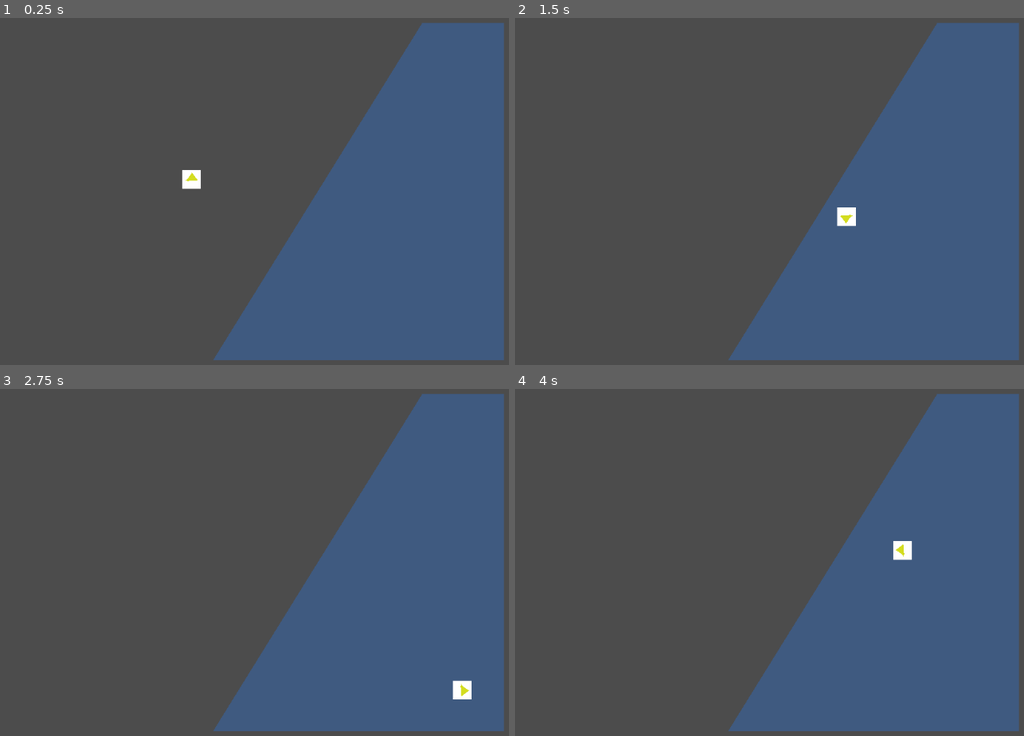
Above: before the commit, frames 1-4 (two rows, left to right).
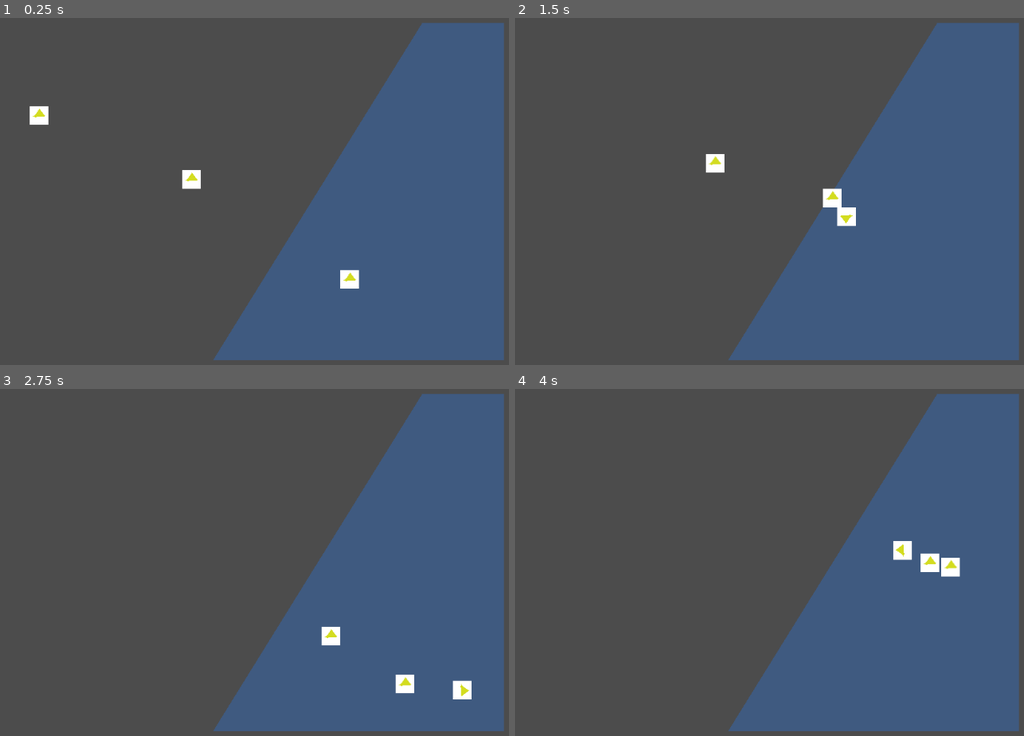
Above: after the commit, the same moments.

Repository: zliebowitz/ld54
Game: Godot game, scene res://Assets/Scenes/Screen.tscn
Two runs of this game, one before a commit and one after it. Both use one fixed random seed, a clock stepped at 60 frames per second and the inputs below.
Inputs:
- Up to frame 1 (0.25 s): no input
- Up to frame 2 (1.5 s): hold Right (ui_right) 0.53-1.28 s; hold Down (ui_down) from 1.28 s (still down)
- Up to frame 3 (2.75 s): release Down (ui_down) at 2.03 s; hold Right (ui_right) from 2.03 s (still down)
- Up to frame 4 (4 s): release Right (ui_right) at 2.78 s; hold Up (ui_up) 2.78-3.53 s; hold Left (ui_left) from 3.53 s (still down)

The runs differ from the first frame. In frame 1, 0.4% of the frame differs, in the area x 5-71%, y 25-78%; in frame 2, 0.4%, in the area x 37-65%, y 39-55%; in frame 3, 0.4%; in frame 4, 0.4%.

Commit message:
enemy movement

Diff:
--- /dev/null
+++ b/game/Assets/Scenes/Enemy.tscn
@@ -0,0 +1,26 @@
+[gd_scene load_steps=5 format=2]
+
+[ext_resource path="res://Assets/Graphics/triangle.png" type="Texture" id=1]
+[ext_resource path="res://Assets/Scripts/enemykinematics.gd" type="Script" id=2]
+
+[sub_resource type="RectangleShape2D" id=1]
+extents = Vector2( 15, 15 )
+
+[sub_resource type="SpriteFrames" id=2]
+animations = [ {
+"frames": [ ExtResource( 1 ) ],
+"loop": true,
+"name": "default",
+"speed": 5.0
+} ]
+
+[node name="Enemy" type="Node2D"]
+
+[node name="KinematicBody2D" type="KinematicBody2D" parent="."]
+script = ExtResource( 2 )
+
+[node name="CollisionShape2D" type="CollisionShape2D" parent="KinematicBody2D"]
+shape = SubResource( 1 )
+
+[node name="AnimatedSprite" type="AnimatedSprite" parent="KinematicBody2D"]
+frames = SubResource( 2 )
--- a/game/Assets/Scenes/Screen.tscn
+++ b/game/Assets/Scenes/Screen.tscn
@@ -1,8 +1,9 @@
-[gd_scene load_steps=4 format=2]
+[gd_scene load_steps=5 format=2]
 
 [ext_resource path="res://Assets/Scripts/ScreenPolygon.gd" type="Script" id=1]
 [ext_resource path="res://Assets/Scenes/Josh.tscn" type="PackedScene" id=2]
 [ext_resource path="res://Assets/Scripts/ScreenArea.gd" type="Script" id=3]
+[ext_resource path="res://Assets/Scenes/Enemy.tscn" type="PackedScene" id=4]
 
 [node name="Screen" type="Node2D"]
 
@@ -20,4 +21,10 @@
 
 [node name="Player" parent="." instance=ExtResource( 2 )]
 
+[node name="Enemy" parent="." instance=ExtResource( 4 )]
+position = Vector2( 778, 468 )
+
+[node name="Enemy2" parent="." instance=ExtResource( 4 )]
+position = Vector2( 183, 154 )
+
 [connection signal="body_shape_exited" from="Area2D" to="Player" method="_on_Screen_Area_exited"]
--- /dev/null
+++ b/game/Assets/Scripts/enemykinematics.gd
@@ -0,0 +1,25 @@
+extends KinematicBody2D
+
+
+# Declare member variables here. Examples:
+# var a = 2
+# var b = "text"
+export var speed = 13000
+var velocity = Vector2.ZERO
+
+
+# Called when the node enters the scene tree for the first time.
+func _physics_process(delta):
+	velocity =  Vector2.ZERO
+	var player = get_node("/root/Screen/Player/KinematicBody2D")
+	if player:
+		var my_position = global_position
+		var player_position = player.global_position
+		var norm_velocity = my_position.direction_to(player_position).normalized()
+		velocity = delta * speed * norm_velocity
+	move_and_slide(velocity)
+
+
+# Called every frame. 'delta' is the elapsed time since the previous frame.
+#func _process(delta):
+#	pass
